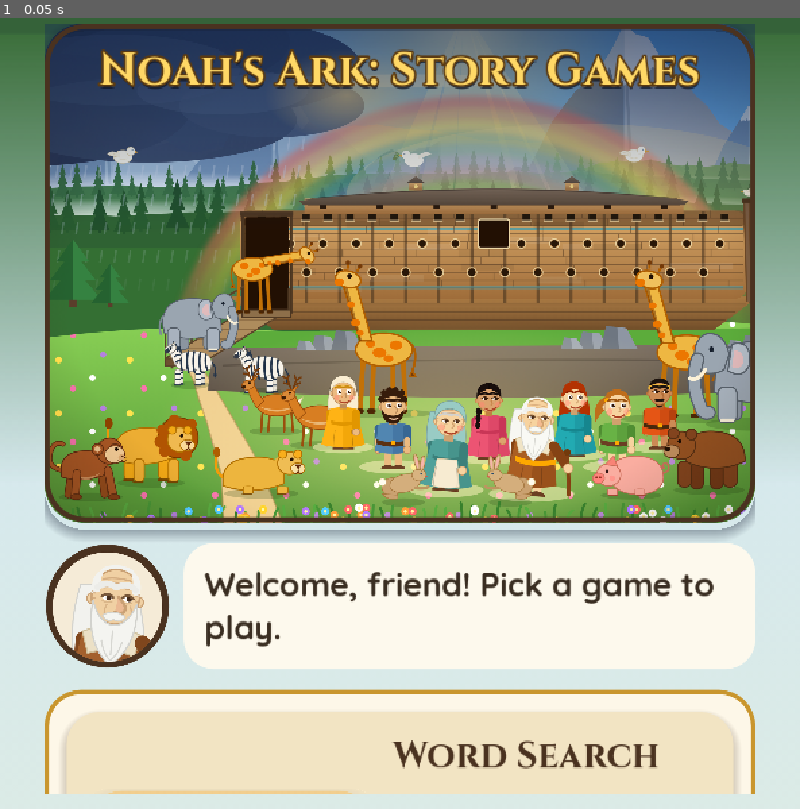
Above: before the commit, frame 1.
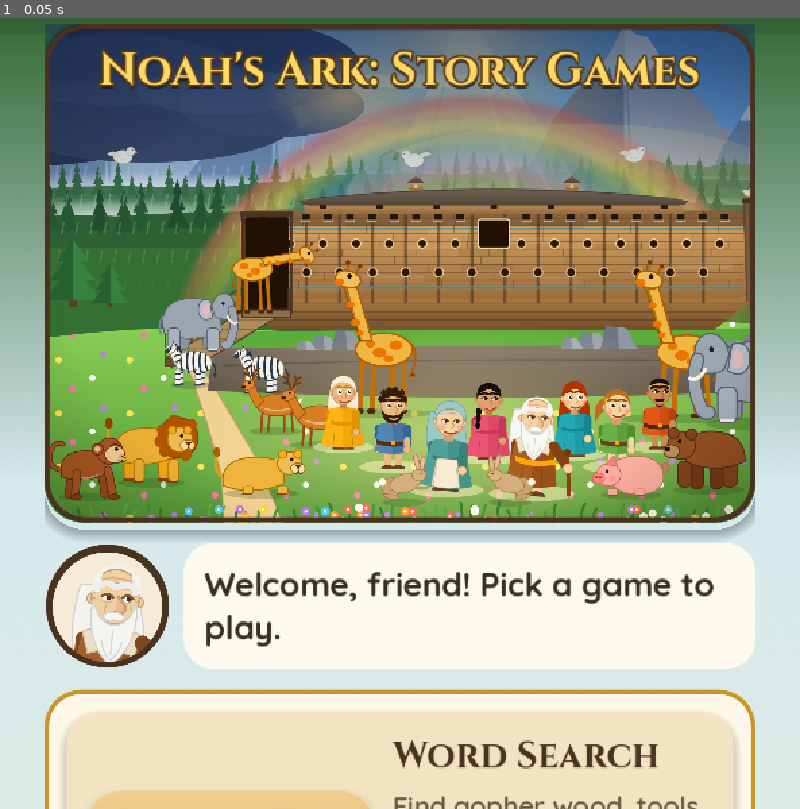
Above: after the commit, the same moment.

Repository: brkhen/noahs-ark
Game: Godot game, scene res://scenes/main.tscn
The game is run twice, just before and just after one commit, with the same random seed, the same clock (stepped at 60 frames per second) and the same inputs.
Inputs:
- Up to frame 1 (0.05 s): no input

The runs differ from the first frame. In frame 1, 1.7% of the frame differs, in the area x 5-95%, y 98-100%.

Commit message:
Let the hub scroll down to the screen's bottom edge; document iPhone testing
On the iPhone the hub stopped short of the home bar, leaving an empty strip
under the last card. The scroll area now reaches the bottom edge with room
below the last card. MILESTONE-1 now describes running on Brian's iPhone,
since the Simulator can't run Godot's x86_64-only simulator build on his Mac.

Co-Authored-By: Claude Opus 5.5 (1M context) <noreply@anthropic.com>
Claude-Session: https://claude.ai/code/session_0123Yd3VGQXarpZqGhLgFhrr

Diff:
--- a/scripts/ui/main.gd
+++ b/scripts/ui/main.gd
@@ -50,6 +50,7 @@
 var page: MarginContainer ## holds the hub or a game screen, inside the safe area
 var hub_scroll: ScrollContainer
 var hub: VBoxContainer
+var hub_bottom: Control ## room below the last card, so it can scroll clear of the home bar
 var hero_title: Label
 var game_screen: VBoxContainer
 var game_buttons: Dictionary = {} ## game id -> the Button that is its whole card
@@ -135,6 +136,8 @@
 		var card := _game_card(game)
 		cards.add_child(card)
 		game_buttons[game["id"]] = card
+	hub_bottom = Control.new()
+	hub.add_child(hub_bottom)
 
 
 ## The painted ark scene in a gold-edged frame, with the title across its sky.
@@ -353,7 +356,10 @@
 	page.add_theme_constant_override("margin_left", int(insets.x + SIDE_MARGIN + extra))
 	page.add_theme_constant_override("margin_right", int(insets.z + SIDE_MARGIN + extra))
 	page.add_theme_constant_override("margin_top", int(insets.y + 20.0))
-	page.add_theme_constant_override("margin_bottom", int(insets.w + 20.0))
+	# The hub scrolls right to the bottom edge (behind the home bar) instead of stopping
+	# short of it; the space below the last card lets it scroll clear of the bar.
+	page.add_theme_constant_override("margin_bottom", 0)
+	hub_bottom.custom_minimum_size.y = insets.w + 20.0
 
 
 ## The safe area in canvas pixels: left, top, right, bottom.
--- a/tests/test_main_scene.gd
+++ b/tests/test_main_scene.gd
@@ -66,14 +66,17 @@
 	assert_true(screen.y > screen.x, "portrait canvas (%s)" % str(screen))
 	var safe := Rect2(insets.x, insets.y, screen.x - insets.x - insets.z, screen.y - insets.y - insets.w)
 	var scroll: Rect2 = main.hub_scroll.get_global_rect()
-	assert_true(safe.encloses(scroll), "the hub scrolls inside the safe area (%s)" % str(scroll))
+	# The hub scrolls under the home bar, but never under the Dynamic Island or off the sides.
+	var visible_area := Rect2(safe.position, Vector2(safe.size.x, screen.y - safe.position.y - insets.w))
+	assert_true(scroll.position.y >= safe.position.y and scroll.position.x >= safe.position.x and scroll.end.x <= safe.end.x,
+			"the hub stays below the Dynamic Island and inside the sides (%s)" % str(scroll))
 	# The hub can be taller than the screen; scroll each card into view and check it there.
 	for id: String in main.game_buttons:
 		var card: Button = main.game_buttons[id]
 		main.hub_scroll.ensure_control_visible(card)
 		await tree.process_frame
 		var r := card.get_global_rect()
-		assert_true(scroll.encloses(r), "%s card fully on screen after scrolling (%s)" % [id, str(r)])
+		assert_true(visible_area.encloses(r), "%s card fully on screen after scrolling (%s)" % [id, str(r)])
 		assert_true(r.size.y >= MIN_TAP, "%s card tall enough" % id)
 	main.open_game("word_search")
 	await tree.process_frame
Not shown, changed: docs/MILESTONE-1.md
